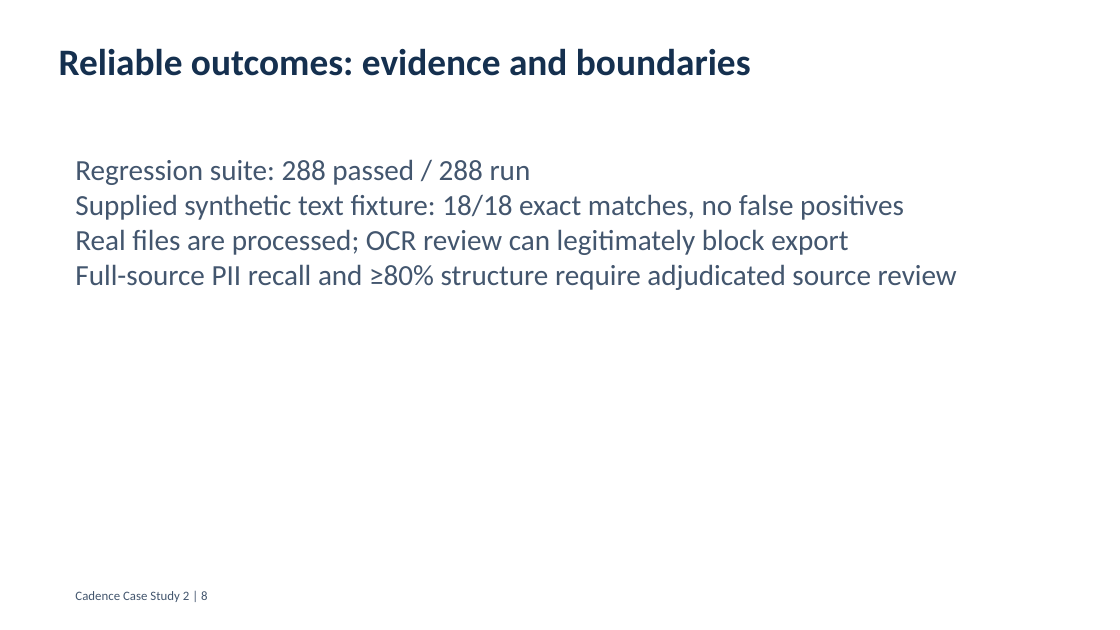
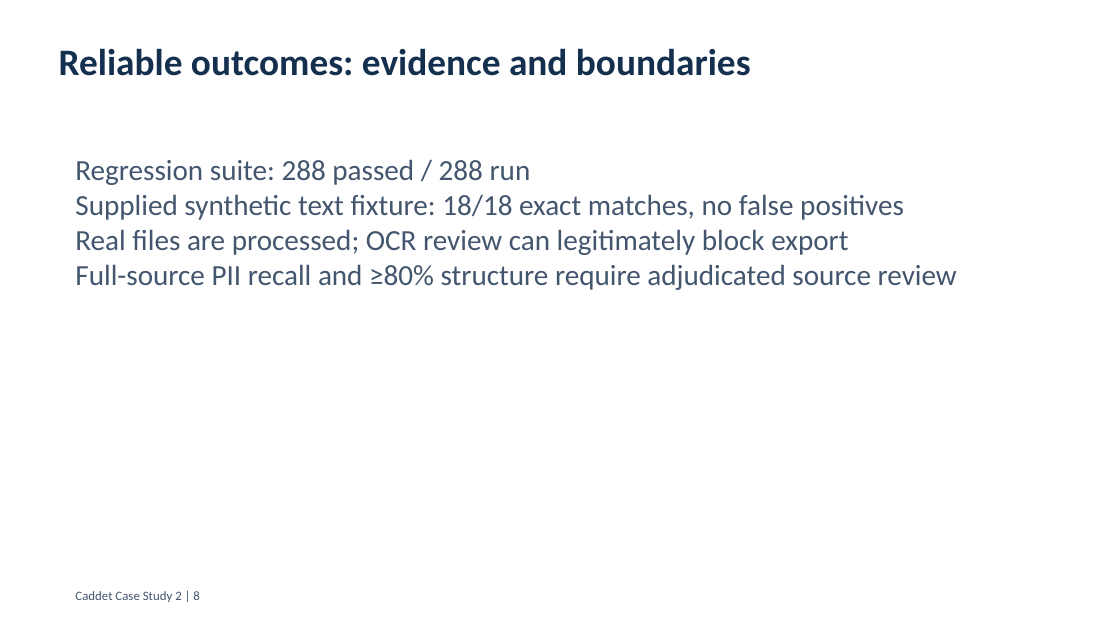
Before and after one commit to architnigam/Cadence_Detection, a slide deck: slide 8 of presentation/Cadence_Case_Study_Solution.pptx. Drawn at 1120x630 pixels with LibreOffice and Linux fonts; fonts in the diff are those of the drawing. Boxes give left, top, right and bottom in pixels: in the first picture for what was removed or moved away, otherwise in the second. Text is boxed around its words. In the diff, an @@ line names an element or a change of style, - is before the commit and + after.

```diff
--- a/presentation/Cadence_Case_Study_Solution.pptx
+++ b/presentation/Cadence_Case_Study_Solution.pptx
@@ text at (x1=75, y1=591, x2=199, y2=602): text changed @@
-Cadence Case Study 2 | 8
+Caddet Case Study 2 | 8
```
Also in this commit, not shown: 9 other slides changed, 6 other files.
